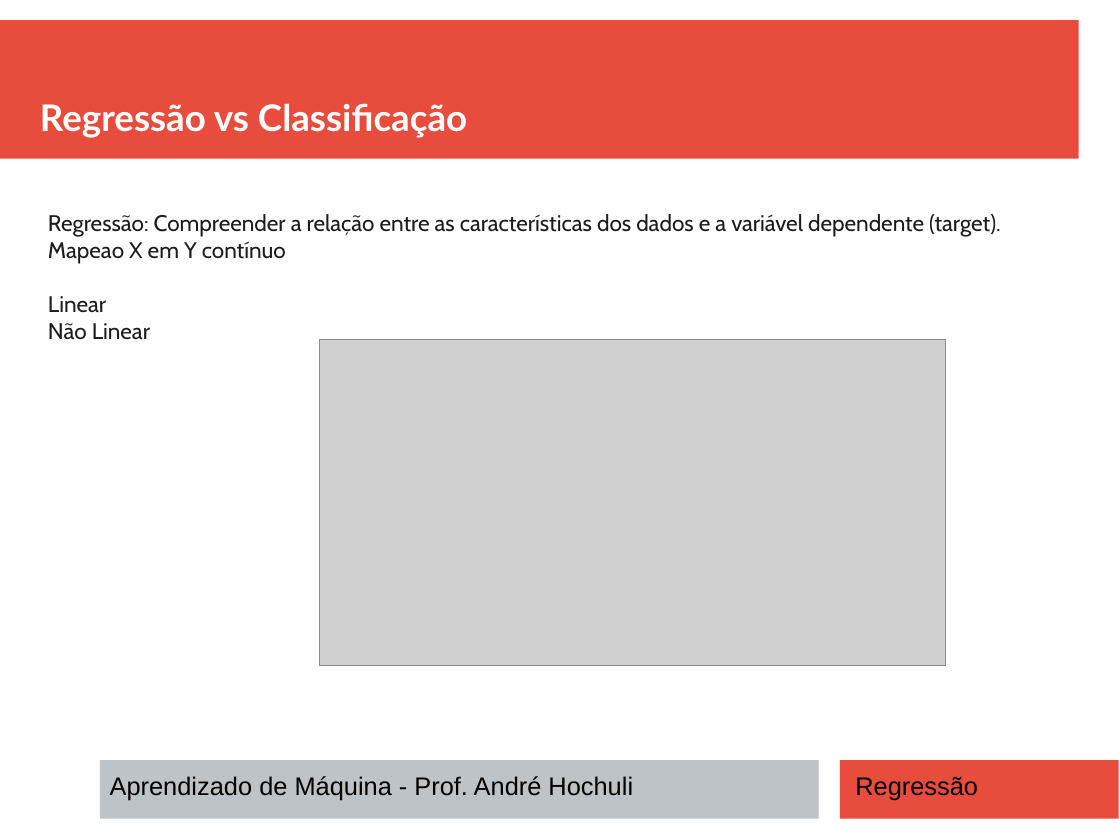
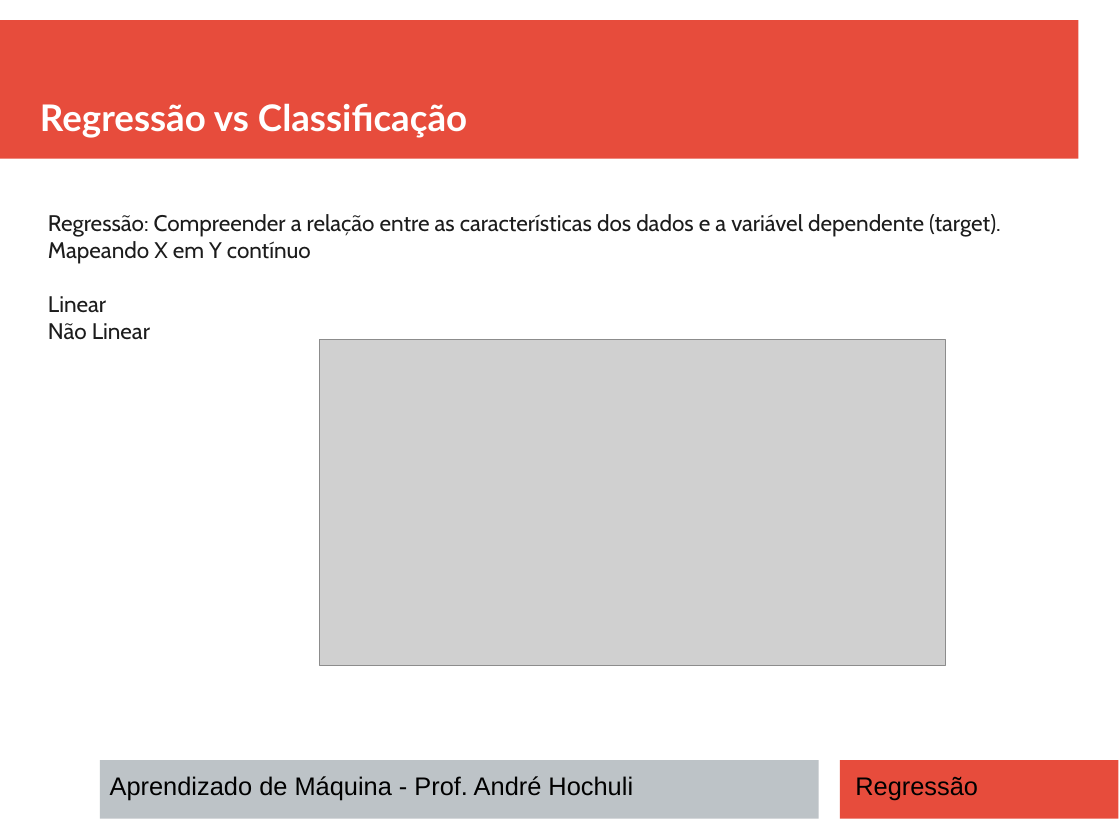
Before and after one commit to andrehochuli/teaching, a slide deck: slide 4 of AprendizadoMaquina/Tópico 02 - Aprendizado Supervisionado/06 - Regressão/Tópico 02 - Aprendizado-Supervisionado - Regressao.pptx. Drawn at 1120x840 pixels with LibreOffice and Linux fonts; fonts in the diff are those of the drawing; grey boxes stand for pictures. Boxes give left, top, right and bottom in pixels: in the first picture for what was removed or moved away, otherwise in the second. Text is boxed around its words. In the diff, an @@ line names an element or a change of style, - is before the commit and + after.

```diff
--- a/AprendizadoMaquina/Tópico 02 - Aprendizado Supervisionado/06 - Regressão/Tópico 02 - Aprendizado-Supervisionado - Regressao.pptx
+++ b/AprendizadoMaquina/Tópico 02 - Aprendizado Supervisionado/06 - Regressão/Tópico 02 - Aprendizado-Supervisionado - Regressao.pptx
@@ text at [48, 241, 311, 264]: text changed @@
-Mapeao X em Y contínuo
+Mapeando X em Y contínuo
```
Also in this commit, not shown: 1 other slide changed, 3 other files.
